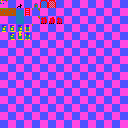
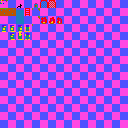
Layered file, before and after one edit (128 × 128). Changes by layer:
painted on "tilesheet" over bbox(41, 21, 62, 24)
